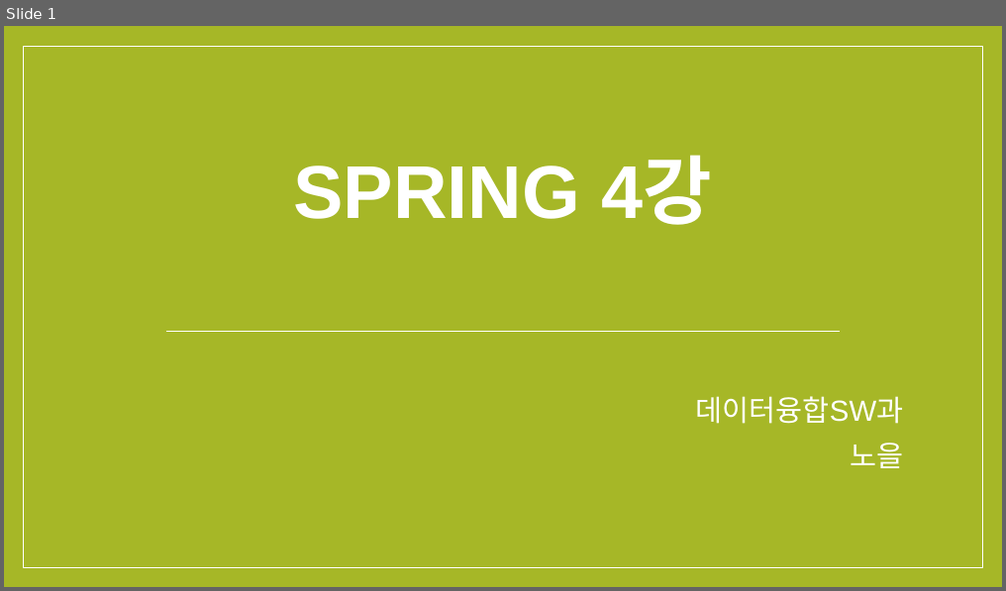
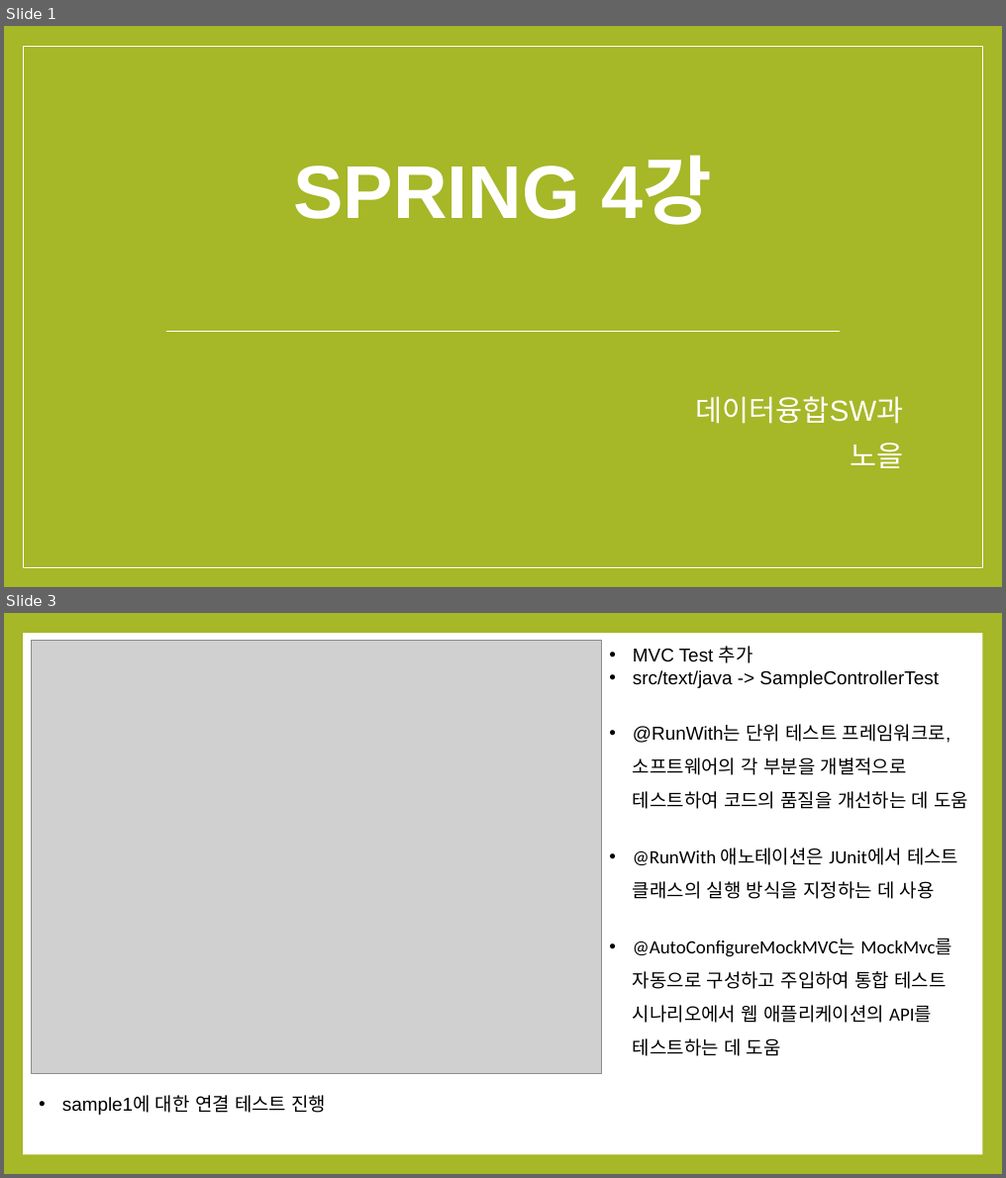
Before and after one commit to noheul1030/KOPO-Spring, a slide deck: KOPO-Spring(윤교수님)/Spring과제/Spring4강PPT.pptx. Shown one above the other, each under a label of ours: slide 1 before the commit, slides 1 and 3 after it; the slides between them are not shown. The pictures are 1006x591 and 1006x1178 pixels, drawn with LibreOffice and Linux fonts; fonts in the diff are those of the drawing; grey boxes stand for pictures. Boxes give left, top, right and bottom in pixels: in the first picture for what was removed or moved away, otherwise in the second. Text is boxed around its words. In the diff, an @@ line names an element or a change of style, - is before the commit and + after.

```diff
--- a/KOPO-Spring(윤교수님)/Spring과제/Spring4강PPT.pptx
+++ b/KOPO-Spring(윤교수님)/Spring과제/Spring4강PPT.pptx
@@ slide 3 added at (x1=4, y1=613, x2=1002, y2=1174), background #A6B727 @@
@@ rectangle added at (x1=23, y1=633, x2=982, y2=1155), fill #FFFFFF @@
@@ picture added at (x1=32, y1=641, x2=602, y2=1074) @@
@@ text added at (x1=633, y1=646, x2=969, y2=1057), 18 pt, text #000000 @@
+• MVC Test 추가
+• src/text/java -> SampleControllerTest
+• @RunWith는 단위 테스트 프레임워크로, 소프트웨어의 각 부분을 개별적으로 테스트하여 코드의 품질을 개선하는 데 도움
+• @RunWith 애노테이션은 JUnit에서 테스트 클래스의 실행 방식을 지정하는 데 사용
+• @AutoConfigureMockMVC는 MockMvc를 자동으로 구성하고 주입하여 통합 테스트 시나리오에서 웹 애플리케이션의 API를 테스트하는 데 도움
@@ text added at (x1=62, y1=1095, x2=327, y2=1115), 18 pt, text #000000 @@
+• sample1에 대한 연결 테스트 진행
```
Also in this commit, not shown: 1 slide changed, 5 other slides added, 9 slides removed.
